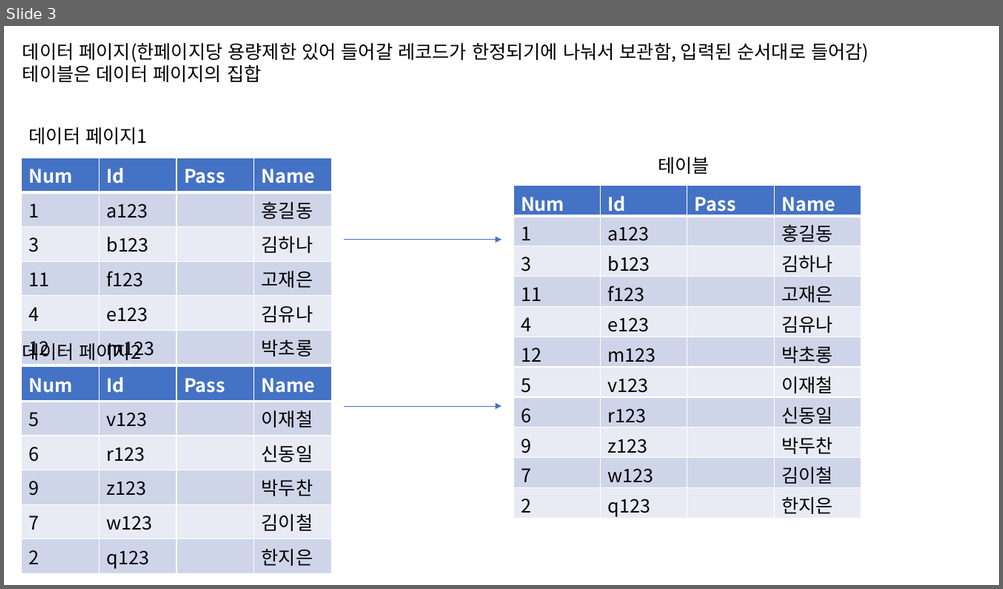
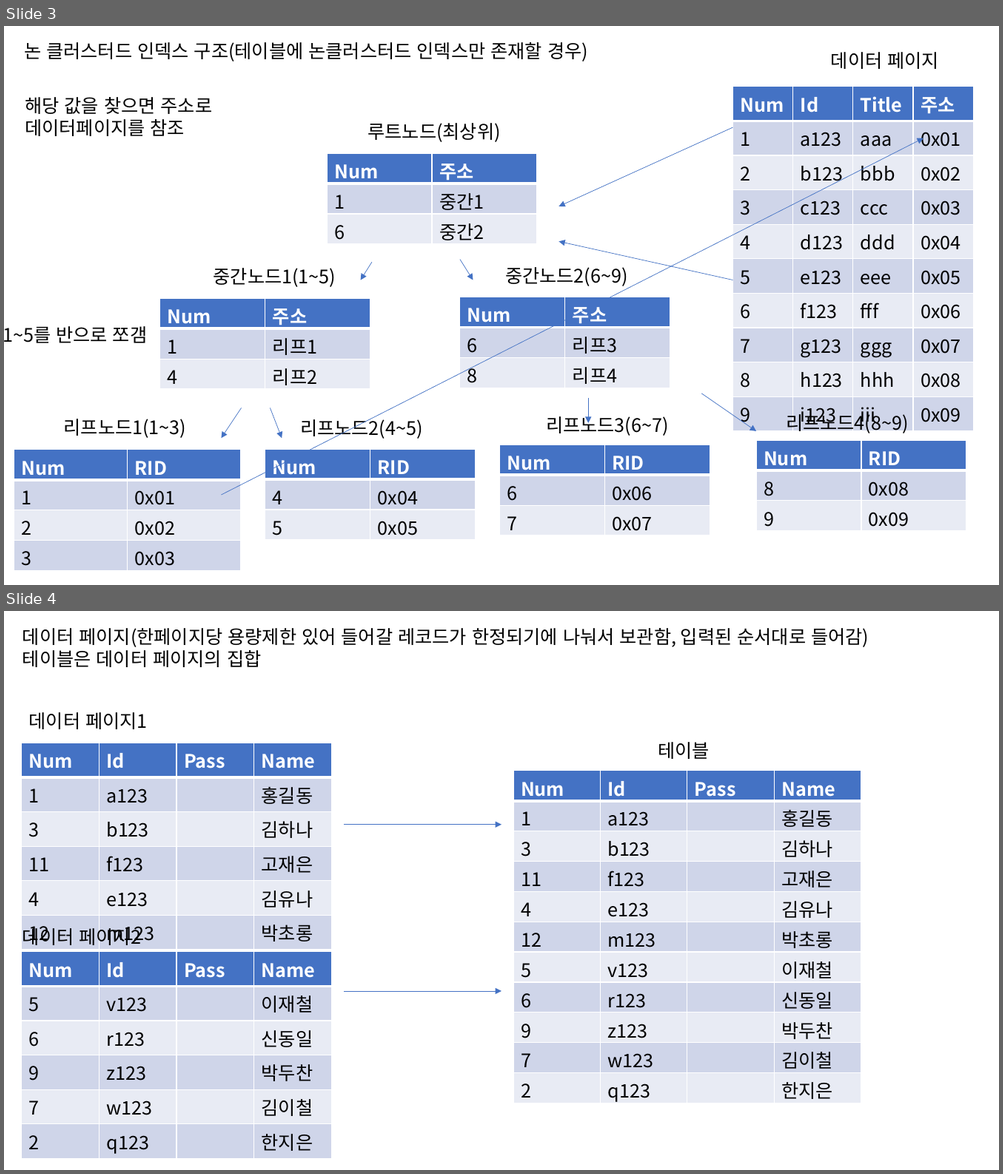
Before and after one commit to plone93/text, a slide deck: 자료구조.pptx. Shown one above the other, each under a label of ours: slide 3 before the commit, slides 3 and 4 after it. The pictures are 1003x589 and 1003x1174 pixels, drawn with LibreOffice and Linux fonts; fonts in the diff are those of the drawing. Boxes give left, top, right and bottom in pixels: in the first picture for what was removed or moved away, otherwise in the second. Text is boxed around its words. In the diff, an @@ line names an element or a change of style, - is before the commit and + after.

```diff
--- a/자료구조.pptx
+++ b/자료구조.pptx
@@ slide 3 added at (4, 26, 999, 585), background #FFFFFF @@
@@ text added at (24, 42, 588, 62), 18 pt, text #000000 @@
+논 클러스터드 인덱스 구조(테이블에 논클러스터드 인덱스만 존재할 경우)
@@ text added at (831, 52, 939, 69), 18 pt, text #000000 @@
+데이터 페이지
@@ table added at (733, 87, 975, 429), 10 rows, 4 columns @@
+Num | Id | Title | 주소
+1 | a123 | aaa | 0x01
+2 | b123 | bbb | 0x02
+3 | c123 | ccc | 0x03
+4 | d123 | ddd | 0x04
+5 | e123 | eee | 0x05
+6 | f123 | fff | 0x06
+7 | g123 | ggg | 0x07
+8 | h123 | hhh | 0x08
+9 | i123 | iii | 0x09
@@ text added at (25, 97, 213, 136), 18 pt, text #000000 @@
+해당 값을 찾으면 주소로 데이터페이지를 참조
@@ text added at (368, 123, 501, 142), 18 pt, text #000000 @@
+루트노드(최상위)
@@ arrow added from (733, 127) to (559, 207), #4472C4 0.5 pt @@
@@ arrow added from (221, 495) to (923, 138), #4472C4 0.5 pt @@
@@ table added at (327, 153, 538, 244), 3 rows, 2 columns @@
+Num | 주소
+1 | 중간1
+6 | 중간2
@@ arrow added from (733, 281) to (559, 241), #4472C4 0.5 pt @@
@@ text added at (213, 268, 336, 287), 18 pt, text #000000 @@
+중간노드1(1~5)
@@ arrow added from (372, 263) to (361, 281), #4472C4 0.5 pt @@
@@ arrow added from (460, 260) to (472, 281), #4472C4 0.5 pt @@
@@ text added at (505, 267, 628, 286), 18 pt, text #000000 @@
+중간노드2(6~9)
@@ table added at (160, 298, 370, 389), 3 rows, 2 columns @@
+Num | 주소
+1 | 리프1
+4 | 리프2
@@ table added at (460, 298, 670, 389), 3 rows, 2 columns @@
+Num | 주소
+6 | 리프3
+8 | 리프4
@@ text added at (4, 326, 147, 343), 18 pt, text #000000 @@
+1~5를 반으로 쪼갬
@@ arrow added from (588, 398) to (588, 423), #4472C4 0.5 pt @@
@@ arrow added from (702, 394) to (756, 432), #4472C4 0.5 pt @@
@@ text added at (64, 419, 187, 438), 18 pt, text #000000 @@
+리프노드1(1~3)
@@ arrow added from (242, 408) to (221, 439), #4472C4 0.5 pt @@
@@ arrow added from (270, 408) to (282, 439), #4472C4 0.5 pt @@
@@ text added at (300, 416, 423, 440), 18 pt, text #000000 @@
+리프노드2(4~5)
@@ text added at (546, 413, 669, 436), 18 pt, text #000000 @@
+리프노드3(6~7)
@@ text added at (785, 411, 908, 434), 18 pt, text #000000 @@
+리프노드4(8~9)
@@ table added at (499, 446, 710, 537), 3 rows, 2 columns @@
+Num | RID
+6 | 0x06
+7 | 0x07
@@ table added at (756, 441, 967, 532), 3 rows, 2 columns @@
+Num | RID
+8 | 0x08
+9 | 0x09
@@ table added at (14, 450, 241, 571), 4 rows, 2 columns @@
+Num | RID
+1 | 0x01
+2 | 0x02
+3 | 0x03
@@ table added at (265, 450, 475, 541), 3 rows, 2 columns @@
+Num | RID
+4 | 0x04
+5 | 0x05
@@ what was slide 3 is now slide 4 @@
```
Also in this commit, not shown: 2 slides changed, 5 other files.
